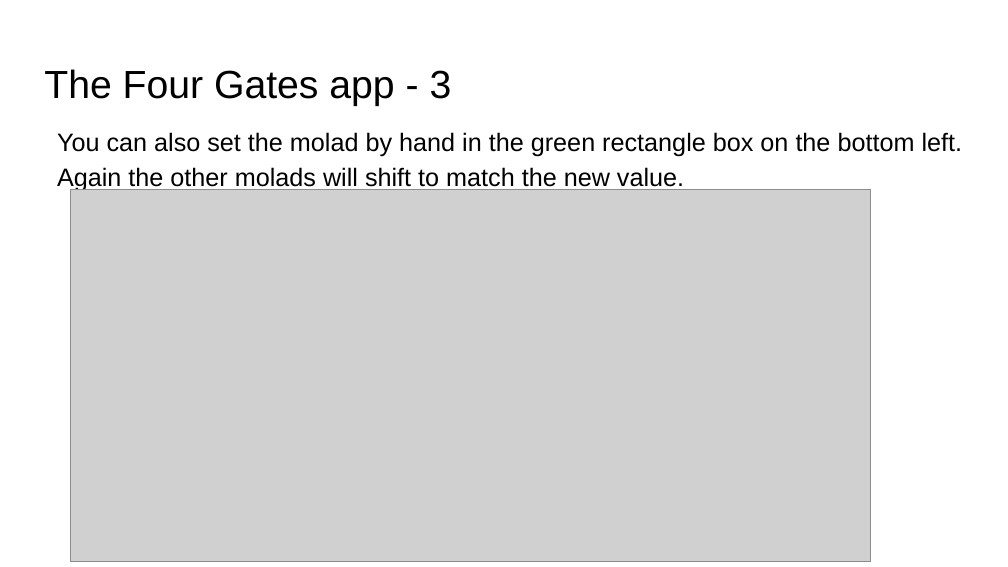
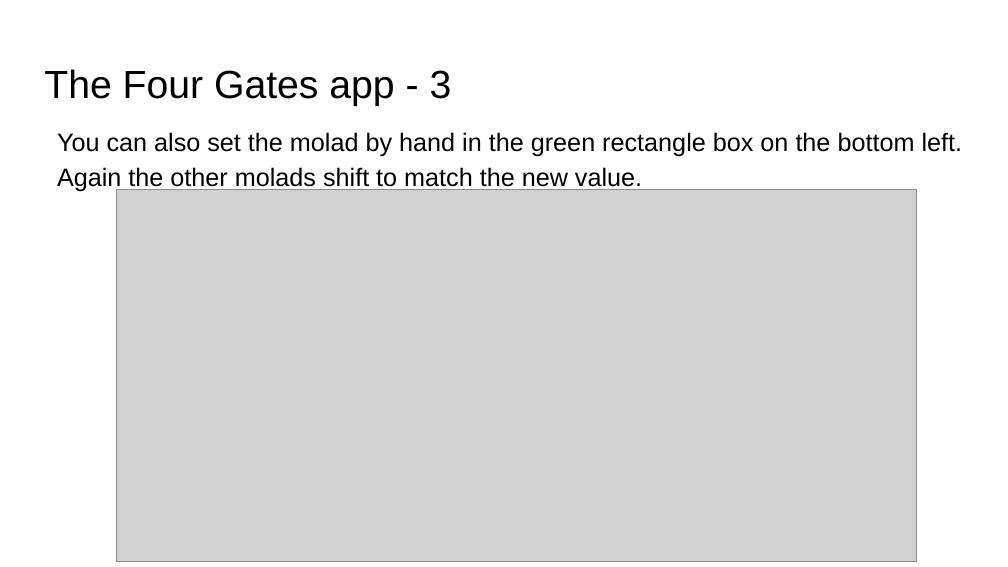
Before and after one commit to MichoelR/Keviyus, a slide deck: slide 21 of FourGates/FourGates.pptx. Drawn at 1008x567 pixels with LibreOffice and Linux fonts; fonts in the diff are those of the drawing; grey boxes stand for pictures. Boxes give left, top, right and bottom in pixels: in the first picture for what was removed or moved away, otherwise in the second. Text is boxed around its words. In the diff, an @@ line names an element or a change of style, - is before the commit and + after.

```diff
--- a/FourGates/FourGates.pptx
+++ b/FourGates/FourGates.pptx
@@ text at <box>57,132,963,192</box>: text changed @@
-You can also set the molad by hand in the green rectangle box on the bottom left. Again the other molads will shift to match the new value.
+You can also set the molad by hand in the green rectangle box on the bottom left. Again the other molads shift to match the new value.
@@ picture: place and size @@
-picture at <box>71,190,871,561</box>
+picture at <box>117,190,917,561</box>
```
Also in this commit, not shown: 24 other slides changed.
